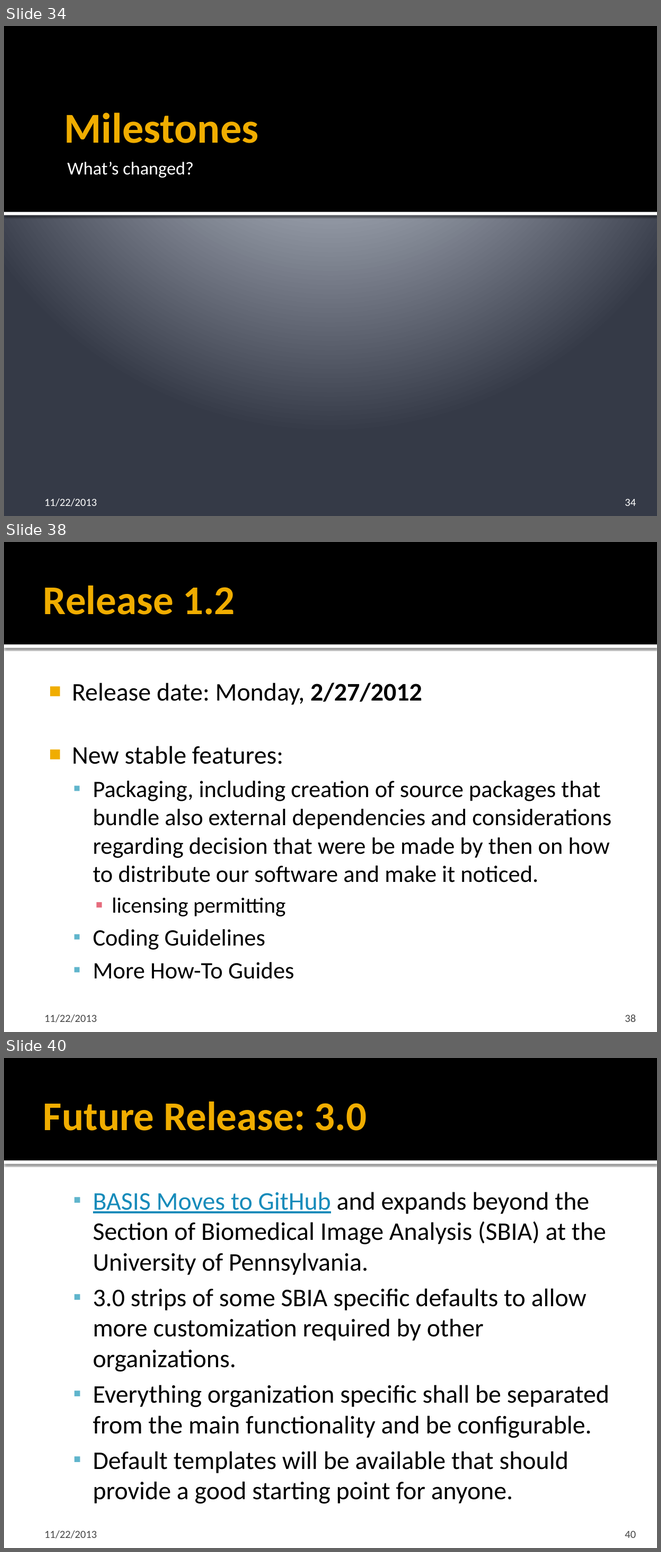
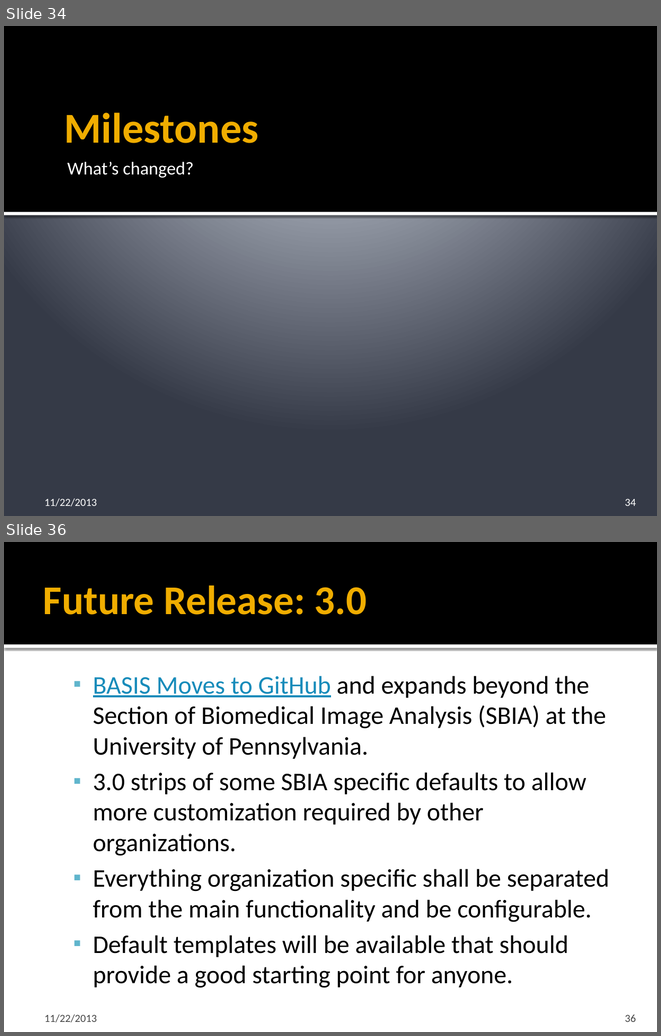
Before and after one commit to cmake-basis/legacy, a slide deck: doc/BASIS_Introduction.pptx. Shown one above the other, each under a label of ours: slides 34, 38 and 40 before the commit, slides 34 and 36 after it; the slides between them are not shown. The pictures are 661x1552 and 661x1036 pixels, drawn with LibreOffice and Linux fonts; fonts in the diff are those of the drawing. Boxes give left, top, right and bottom in pixels: in the first picture for what was removed or moved away, otherwise in the second. Text is boxed around its words. In the diff, an @@ line names an element or a change of style, - is before the commit and + after.

```diff
--- a/doc/BASIS_Introduction.pptx
+++ b/doc/BASIS_Introduction.pptx
@@ slide 38 removed at (x1=4, y1=542, x2=657, y2=1032), background #FFFFFF; not listed: 2 template elements that a slide beside it also shows @@
@@ title removed at (x1=43, y1=585, x2=235, y2=615) @@
-Release 1.2
@@ text removed at (x1=72, y1=682, x2=611, y2=979) @@
-■ Release date: Monday, 2/27/2012
-■ New stable features:
-  ▪ Packaging, including creation of source packages that bundle also external dependencies and considerations regarding decision that were be made by then on how to distribute our software and make it noticed.
-    ▪ licensing permitting
-  ▪ Coding Guidelines
-  ▪ More How-To Guides
@@ text removed at (x1=44, y1=1014, x2=97, y2=1022) @@
-11/22/2013
@@ page number removed at (x1=625, y1=1014, x2=636, y2=1022) @@
-38
@@ what was slide 40 is now slide 36 @@
@@ page number at (x1=625, y1=1014, x2=636, y2=1022): text changed @@
-40
+36
```
Also in this commit, not shown: 11 slides changed, 3 other slides removed, 1 other file.
